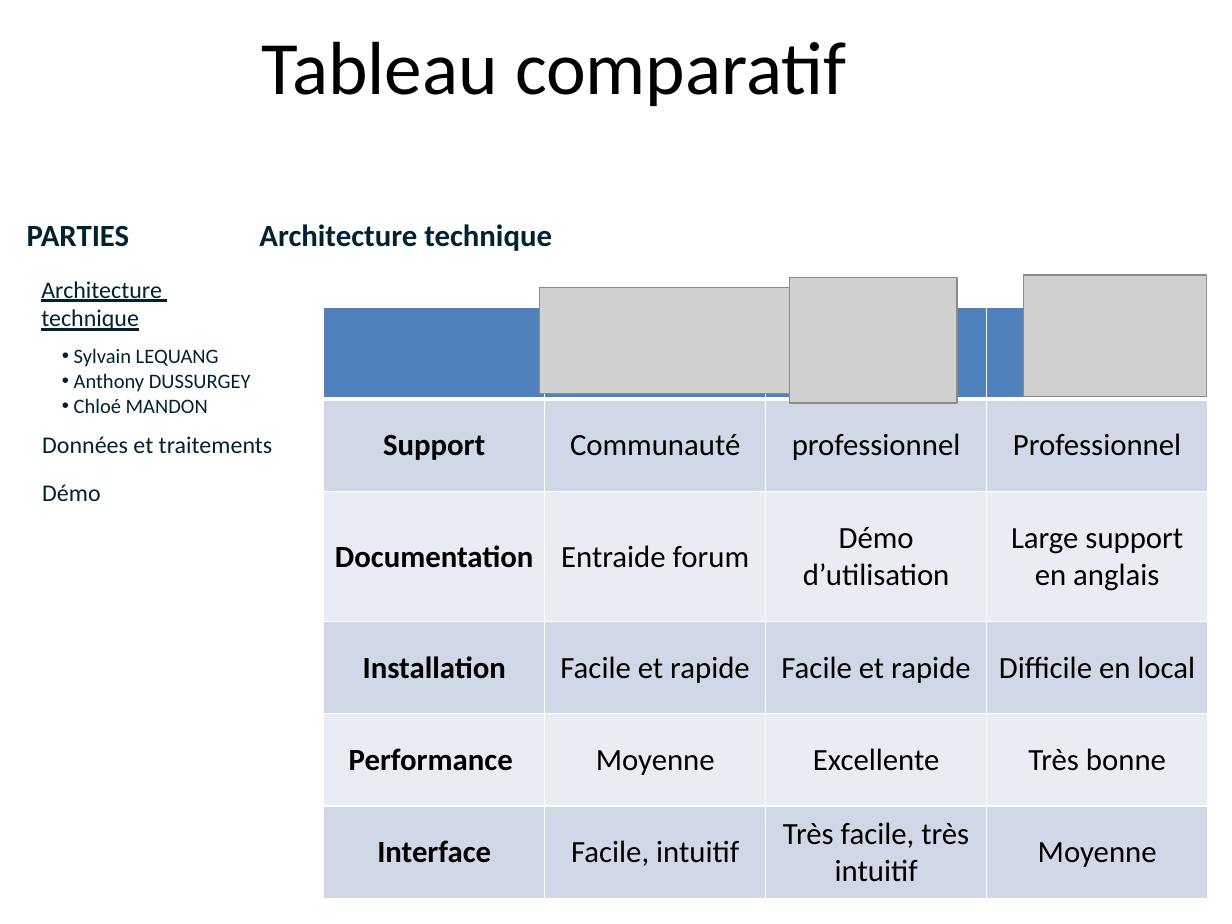
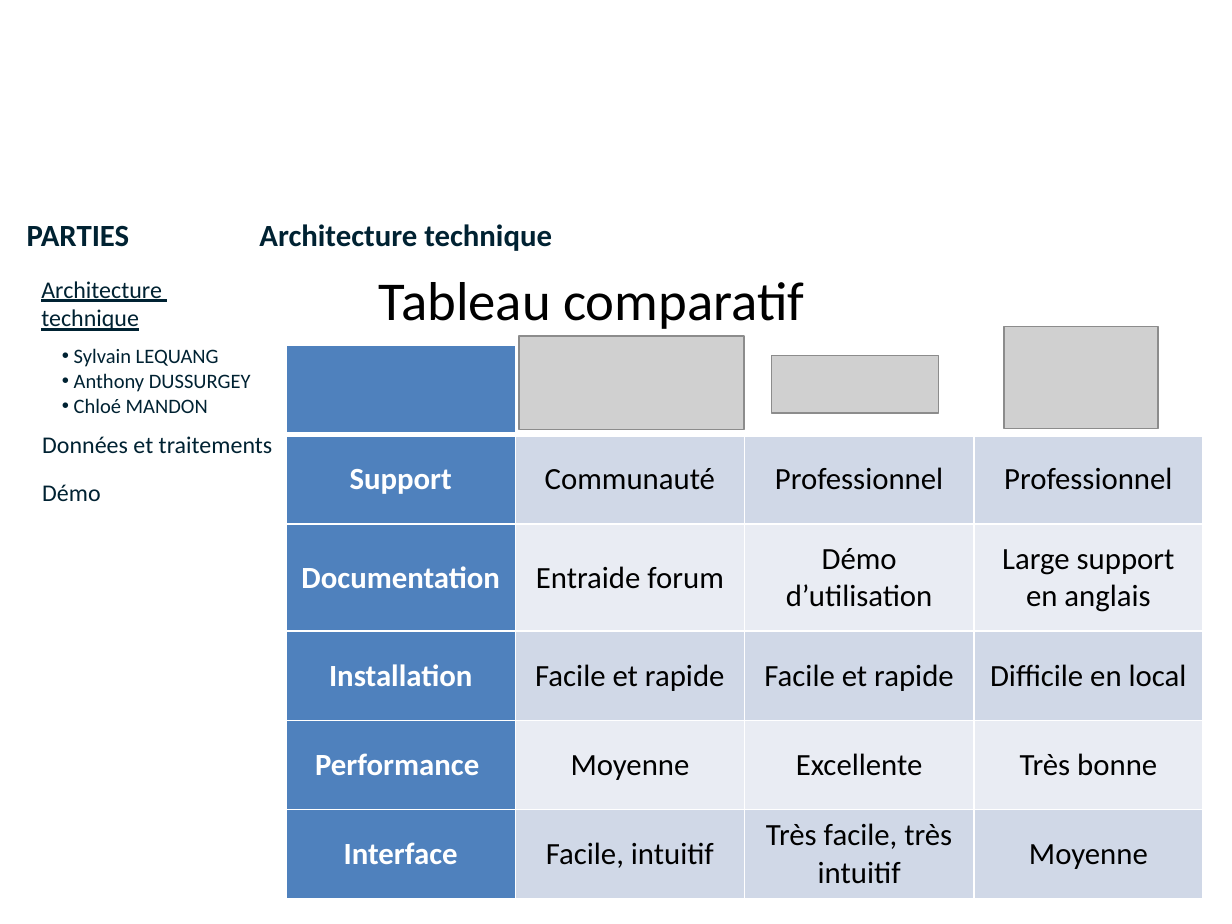
Before and after one commit to lobtec/dartiesgroupe2, a slide deck: slide 44 of PROJET/Soutenance Finale/Présentation finale.pptx (slide 54 before the commit). Drawn at 1232x924 pixels with LibreOffice and Linux fonts; fonts in the diff are those of the drawing; grey boxes stand for pictures; background and template pictures are left out. Boxes give left, top, right and bottom in pixels: in the first picture for what was removed or moved away, otherwise in the second. Text is boxed around its words. In the diff, an @@ line names an element or a change of style, - is before the commit and + after.

```diff
--- a/PROJET/Soutenance Finale/Présentation finale.pptx
+++ b/PROJET/Soutenance Finale/Présentation finale.pptx
@@ text "Tableau comparatif": place and size @@
-text "Tableau comparatif" at [261,41,847,106]
+text "Tableau comparatif" at [379,282,804,329]
@@ text "Tableau comparatif" at [379,282,804,329]: size 44 to 32 pt; list level 1 to 2 in "Tableau comparatif"; vertical alignment middle to top @@
@@ picture: place and size @@
-picture at [1024,275,1206,397]
+picture at [1004,326,1158,429]
@@ table at [286,346,1202,899] @@
-row 2, column 3: professionnel
+row 2, column 3: Professionnel
@@ fill #4F81BD to none in 3 cells @@
@@ fill #D0D8E8 to #4F81BD in 3 cells @@
@@ fill #E9EDF4 to #4F81BD in 2 cells @@
@@ text colour #000000 to #FFFFFF in "Support", "Documentation", "Installation", "Performance" and 1 more places @@
@@ table: place and size @@
-table at [324,307,1206,898]
+table at [286,346,1202,899]
@@ picture: place and size @@
-picture at [540,287,790,393]
+picture at [519,336,744,430]
@@ picture: place and size @@
-picture at [790,277,957,403]
+picture at [771,355,939,413]
```
Also in this commit, not shown: 31 other slides changed, 20 slides added, 42 slides removed.
